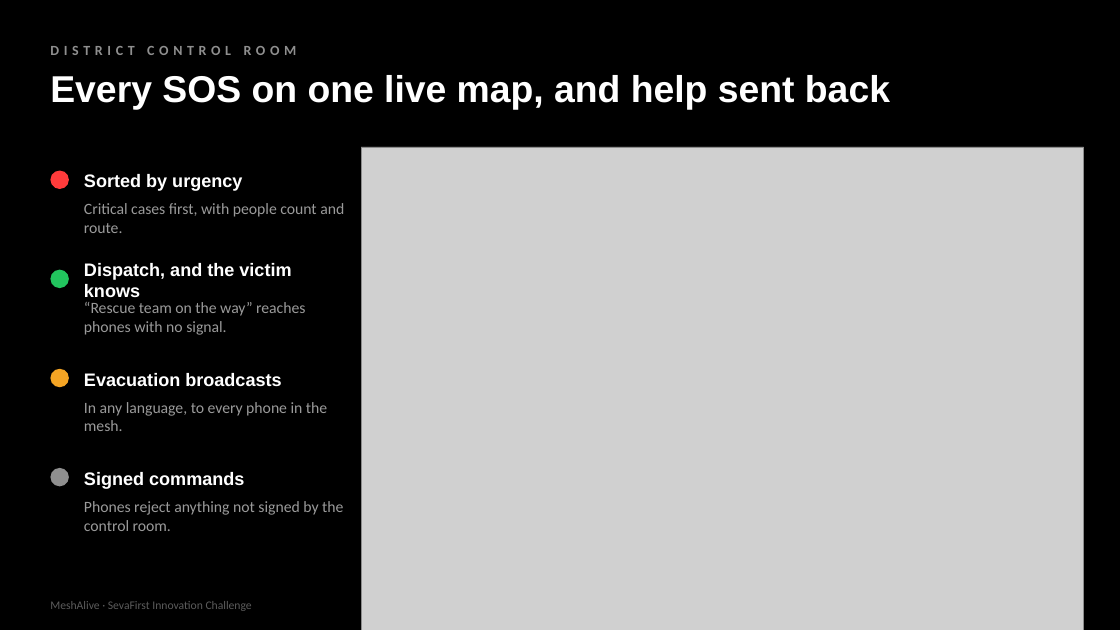
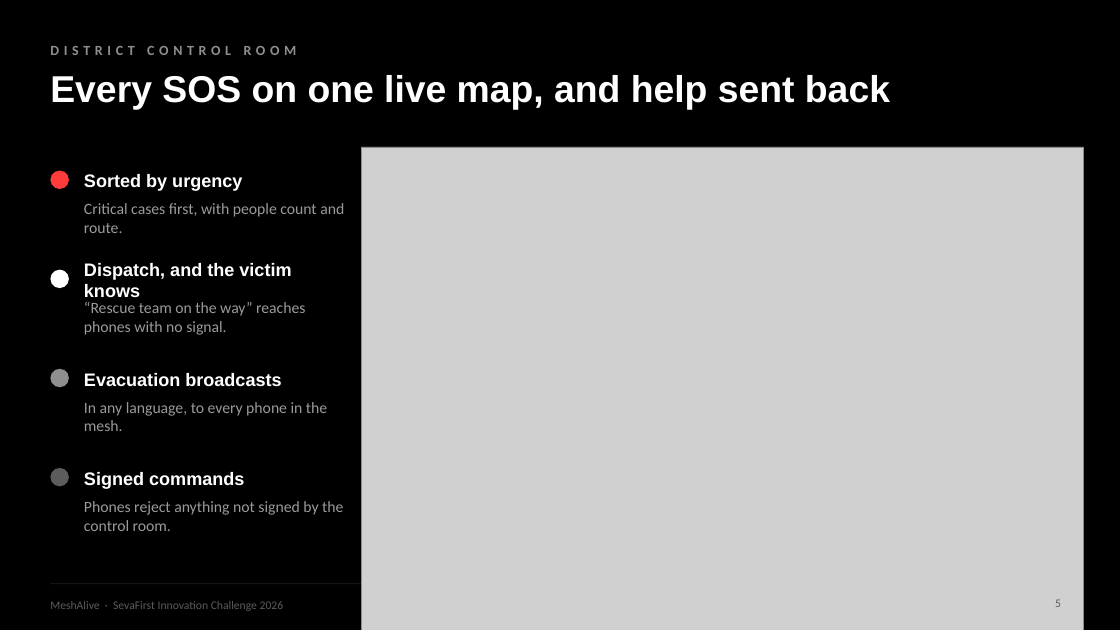
Before and after one commit to yogeshwardev/MESHALIVE-, a slide deck: slide 5 of submission/MeshAlive_Pitch_Deck.pptx. Drawn at 1120x630 pixels with LibreOffice and Linux fonts; fonts in the diff are those of the drawing; grey boxes stand for pictures. Boxes give left, top, right and bottom in pixels: in the first picture for what was removed or moved away, otherwise in the second. Text is boxed around its words. In the diff, an @@ line names an element or a change of style, - is before the commit and + after.

```diff
--- a/submission/MeshAlive_Pitch_Deck.pptx
+++ b/submission/MeshAlive_Pitch_Deck.pptx
@@ ellipse at (50,270,69,288): fill #22C55E to #FFFFFF @@
@@ ellipse at (50,369,69,387): fill #F5A524 to #8F8F8F @@
@@ ellipse at (50,468,69,486): fill #8F8F8F to #5C5C5C @@
@@ line added from (50, 584) to (1070, 584), #1F1F1F 0.75 pt @@
@@ page number added at (1055,599,1061,607), 10 pt, text #5C5C5C @@
+5
@@ text at (50,601,284,611): text changed @@
-MeshAlive · SevaFirst Innovation Challenge
+MeshAlive · SevaFirst Innovation Challenge 2026
```
Also in this commit, not shown: 10 other slides changed, 9 other files.
